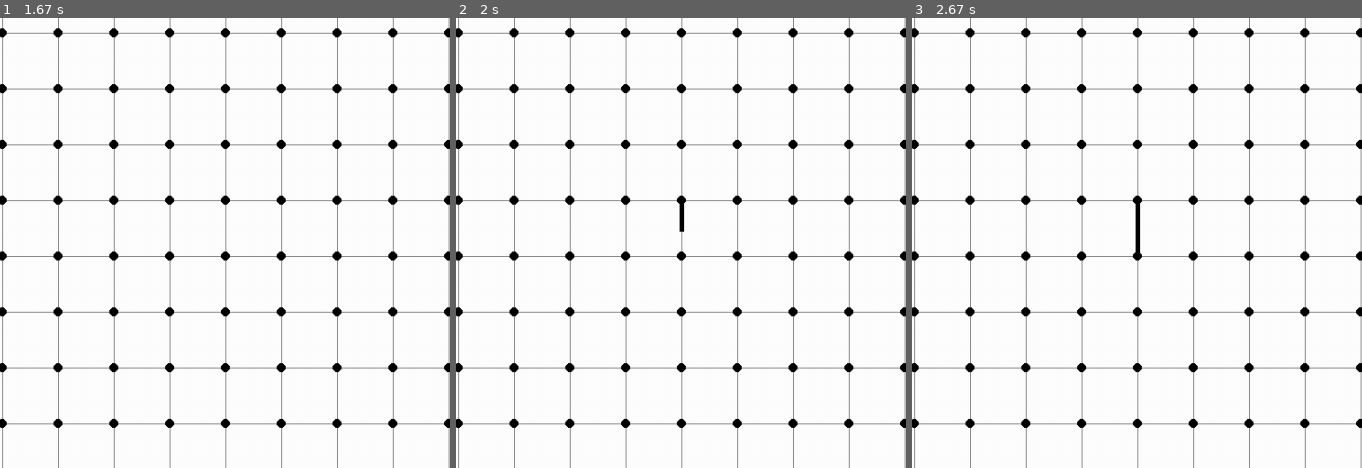
Above: before the commit, frames 1-3 (left to right).
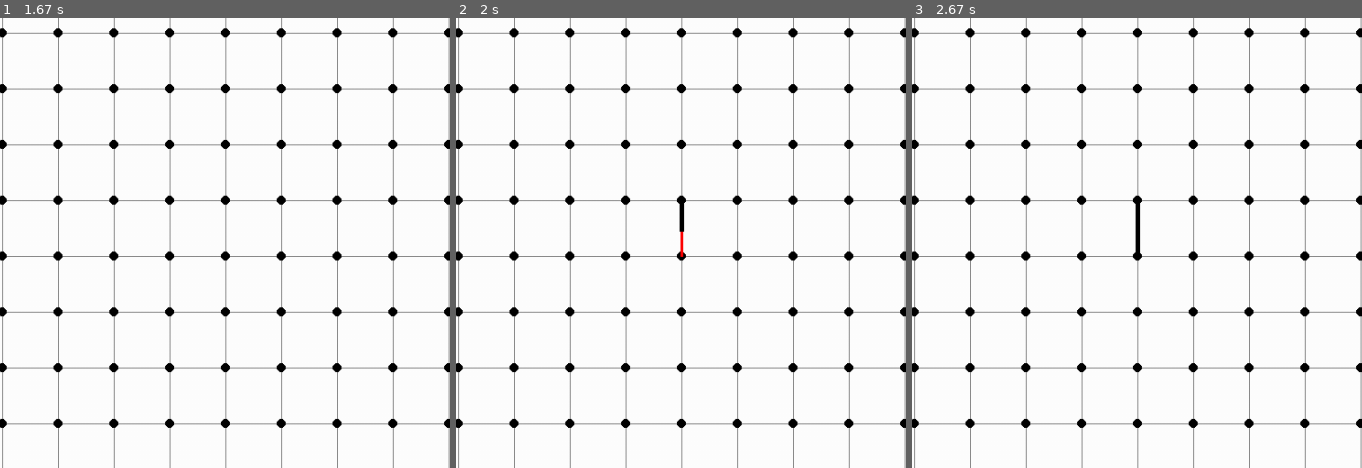
Above: after the commit, the same moments.

Repository: BrMaro/DotsAndBoxes-Game-with-Pygame
Game: pygame game, started from main.py
The game is run twice, just before and just after one commit, with the same random seed, the same clock (stepped at 60 frames per second) and the same inputs.
Inputs (mouse positions are % of the whole screen's width and height, from its top left):
- Up to frame 1 (1.67 s): press the mouse at (50, 57) at 0.37 s; move the mouse to (38, 54) at 0.47 s; release the mouse at (26, 51) at 0.6 s
- Up to frame 2 (2 s): press the mouse at (50, 57) at 1.7 s; move the mouse to (50, 59) at 1.8 s; release the mouse at (50, 62) at 1.93 s
- Up to frame 3 (2.67 s): no input
The pictures show only the part of the screen within x 25-75%, y 36-86%; the shares and areas given below are measured in that part.

Frame 1 is identical in both runs. In frame 2, less than 0.1% of the frame differs, in the area x 49-51%, y 47-54%; in frame 3, nothing differs.

Commit message:
line tracing to follow mouse remove diagonal adjoining

Diff:
--- a/main.py
+++ b/main.py
@@ -138,7 +138,7 @@
         pygame.display.update()
     highlighted_lines_arr.append(((start_pos, end_pos), color))
 
-def snap_to_nearest_corner(pos, grid):
+def snap_to_nearest_corner(pos, grid, start_corner):
     x, y = pos
     nearest_corner = None
     min_distance = float('inf')
@@ -152,10 +152,12 @@
                 (box.x + box.width, box.y + box.width)
             ]
             for corner in corners:
-                distance = math.hypot(corner[0] - x, corner[1] - y)
-                if distance < min_distance:
-                    min_distance = distance
-                    nearest_corner = corner
+                if (start_corner[0] == corner[0] and abs(start_corner[1] - corner[1]) == box.width) or \
+                   (start_corner[1] == corner[1] and abs(start_corner[0] - corner[0]) == box.width):
+                    distance = math.hypot(corner[0] - x, corner[1] - y)
+                    if distance < min_distance:
+                        min_distance = distance
+                        nearest_corner = corner
 
     return nearest_corner if min_distance <= 15 else None
 
@@ -183,7 +185,7 @@
                 start_corner = get_clicked_corner(grid)
 
             if event.type == pygame.MOUSEBUTTONUP and start_corner:
-                end_corner = snap_to_nearest_corner(pygame.mouse.get_pos(), grid)
+                end_corner = snap_to_nearest_corner(pygame.mouse.get_pos(), grid, start_corner)
                 if end_corner and start_corner != end_corner:
                     if (start_corner, end_corner) not in highlighted_lines_arr and (end_corner, start_corner) not in highlighted_lines_arr:
                         draw_animated_line(win, start_corner, end_corner, highlighted_lines_arr, BLACK)
@@ -198,17 +200,18 @@
 
                         if not box_completed:
                             current_player_index = (current_player_index + 1) % len(players)
-
-        if start_corner:
+                start_corner = None
+
+        draw(win, grid, ROWS, width, highlighted_lines_arr, current_player)
+
+        if start_corner and pygame.mouse.get_pressed()[0]:
             mouse_pos = pygame.mouse.get_pos()
-            end_corner = snap_to_nearest_corner(mouse_pos, grid)
+            end_corner = snap_to_nearest_corner(mouse_pos, grid, start_corner)
             if end_corner:
                 pygame.draw.line(win, current_player.color, start_corner, end_corner, 3)
             else:
                 pygame.draw.line(win, current_player.color, start_corner, mouse_pos, 3)
 
-        draw(win, grid, ROWS, width, highlighted_lines_arr, current_player)
-
         pygame.display.update()
         clock.tick(FPS)
 
